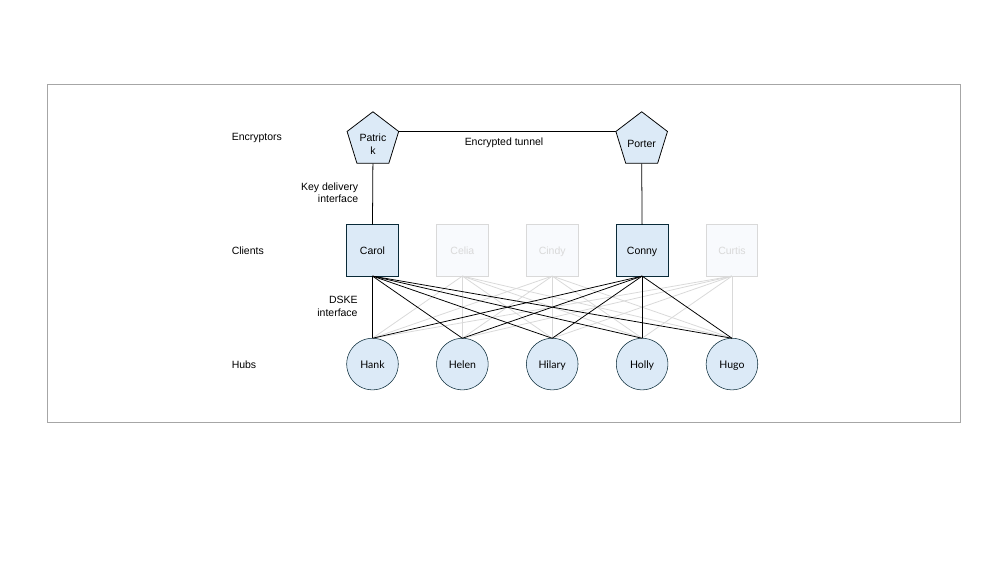
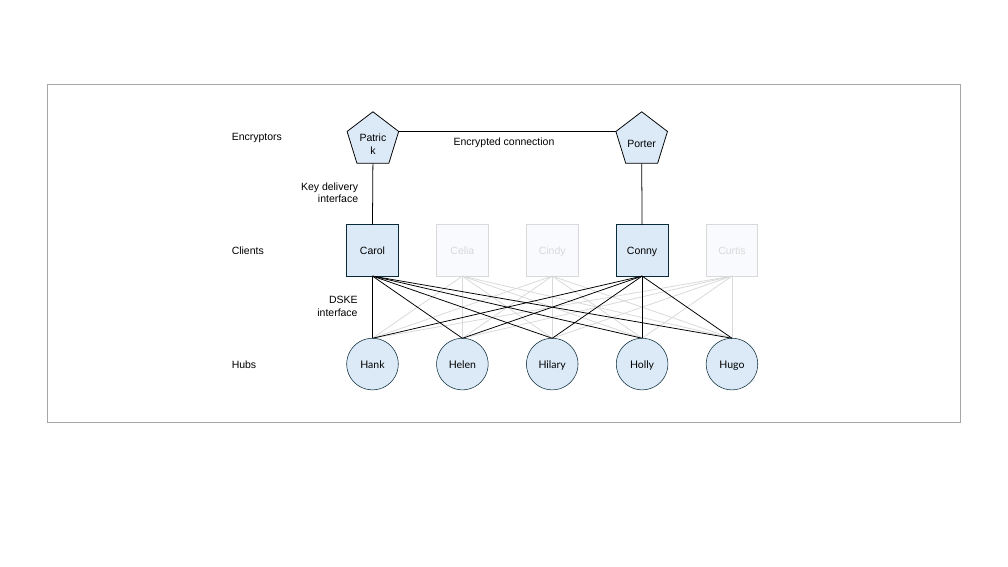
Before and after one commit to brunorijsman/dske-python, a slide deck: slide 1 of docs/figures/figures.pptx. Drawn at 1008x567 pixels with LibreOffice and Linux fonts; fonts in the diff are those of the drawing. Boxes give left, top, right and bottom in pixels: in the first picture for what was removed or moved away, otherwise in the second. Text is boxed around its words. In the diff, an @@ line names an element or a change of style, - is before the commit and + after.

```diff
--- a/docs/figures/figures.pptx
+++ b/docs/figures/figures.pptx
@@ text at [454, 137, 555, 147]: text changed @@
-Encrypted tunnel
+Encrypted connection
```
Also in this commit, not shown: 1 other file.
